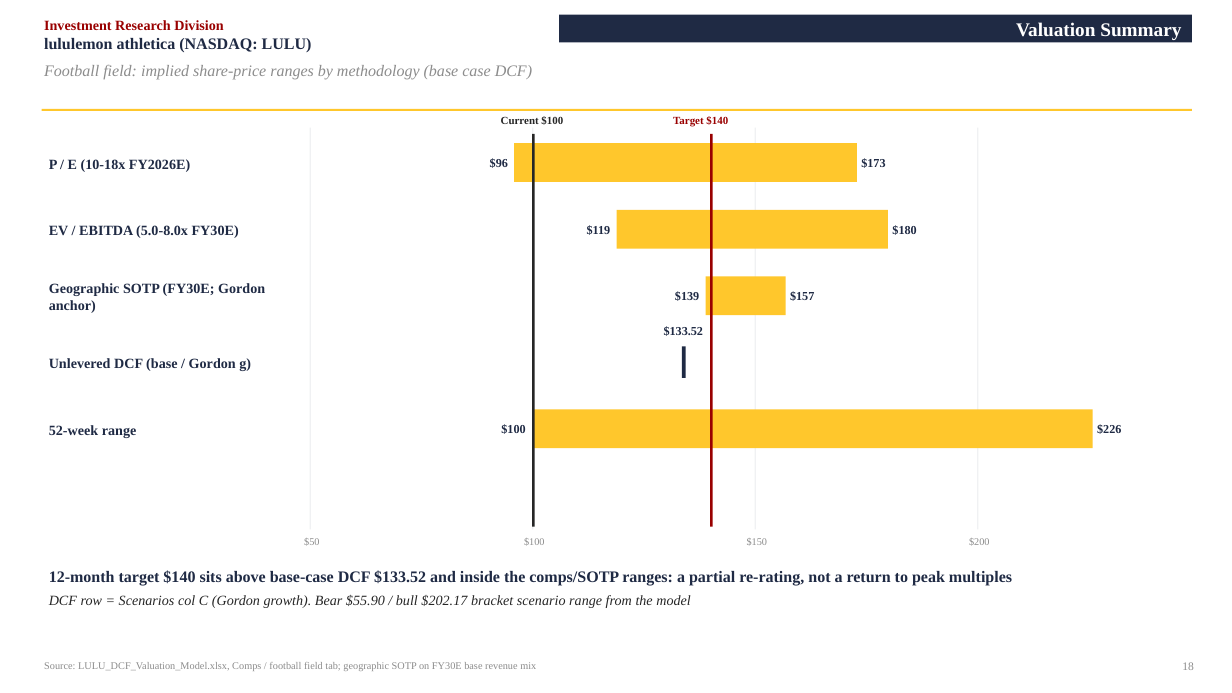
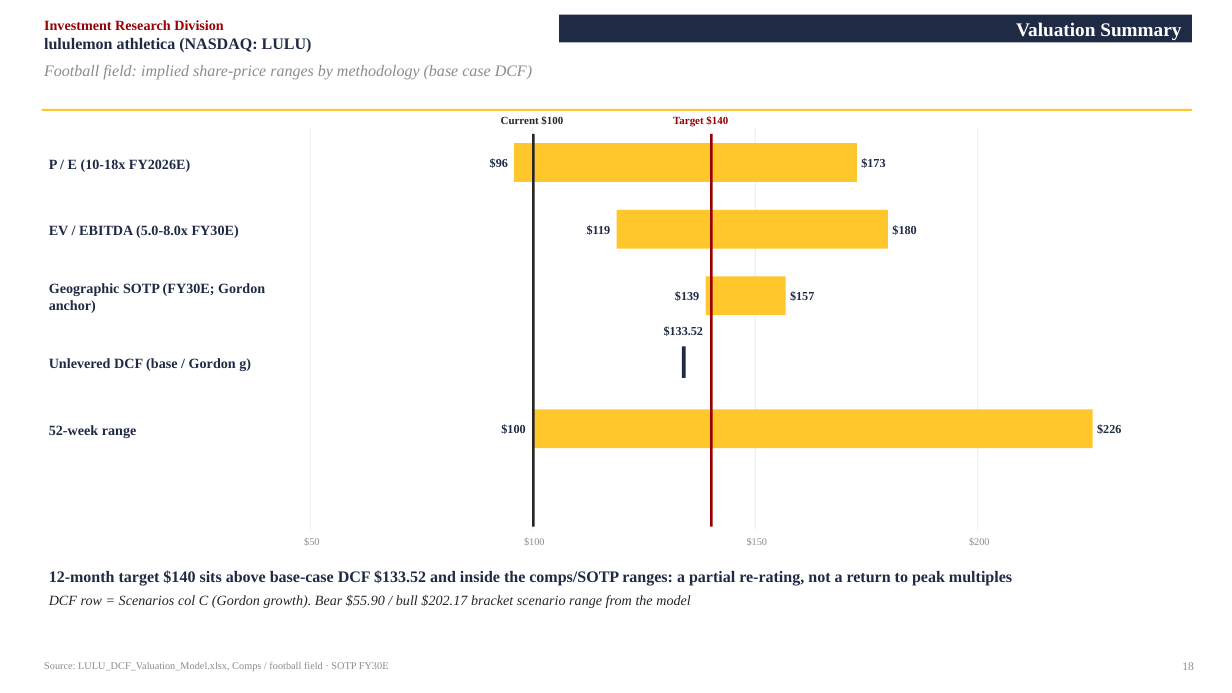
Before and after one commit to vengeanceaiUSC/RM, a slide deck: slide 18 of LULU/LULU_Investment_Pitch_Deck.pptx. Drawn at 1232x693 pixels with LibreOffice and Linux fonts; fonts in the diff are those of the drawing. Boxes give left, top, right and bottom in pixels: in the first picture for what was removed or moved away, otherwise in the second. Text is boxed around its words. In the diff, an @@ line names an element or a change of style, - is before the commit and + after.

```diff
--- a/LULU/LULU_Investment_Pitch_Deck.pptx
+++ b/LULU/LULU_Investment_Pitch_Deck.pptx
@@ text at (44, 662, 389, 671): text changed @@
-Source: LULU_DCF_Valuation_Model.xlsx, Comps / football field tab; geographic SOTP on FY30E base revenue mix
+Source: LULU_DCF_Valuation_Model.xlsx, Comps / football field · SOTP FY30E
```
Also in this commit, not shown: 9 other slides changed, 1 other file.
